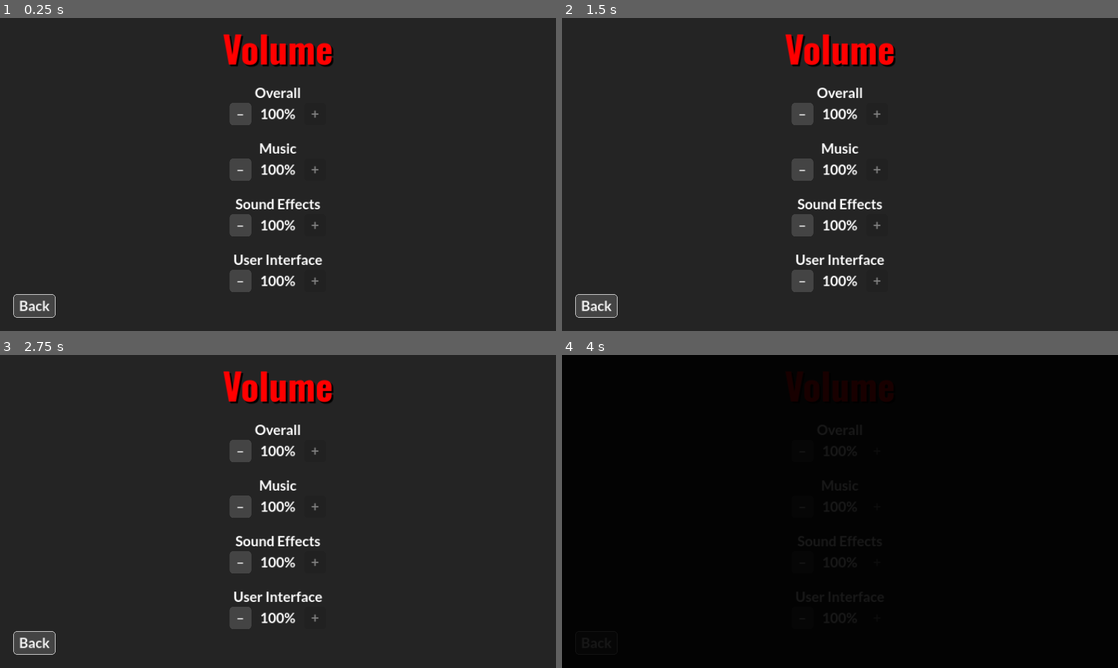
Above: before the commit, frames 1-4 (two rows, left to right).
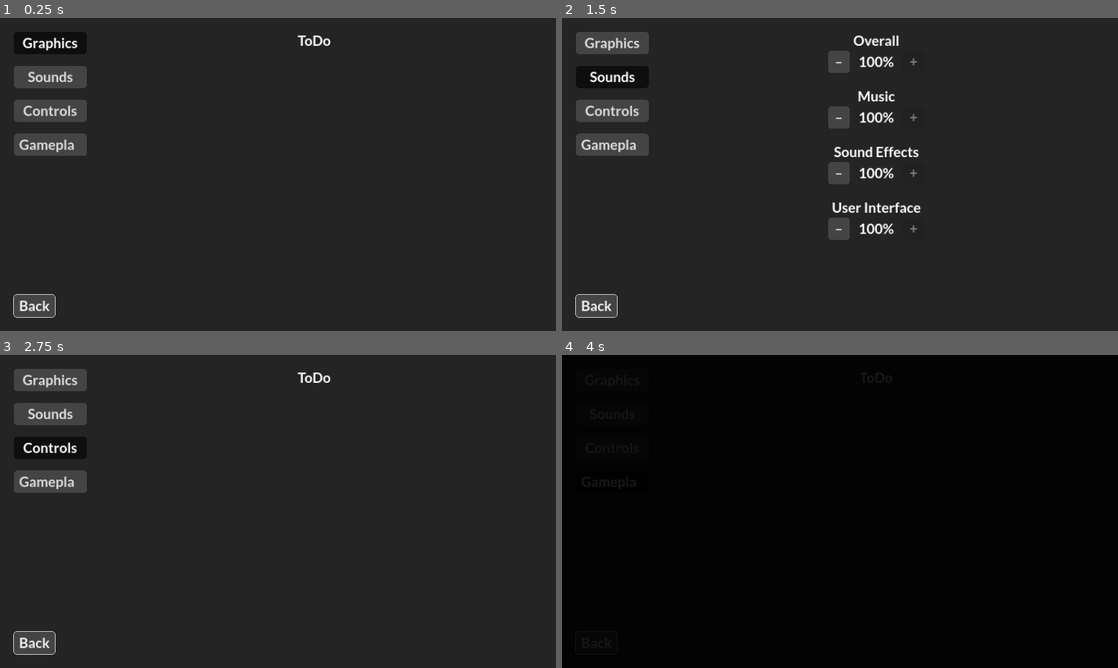
Above: after the commit, the same moments.

Repository: njamster/godot_game_template
Game: Godot game, scene res://menu_screens/settings/settings.tscn
Same seed, same stepped clock (60 frames per second), same inputs: the game is played once before the commit and once after it. This scene is started directly instead of the project's main scene. Sound files missing from this copy of the repository are replaced by a short silence.
Inputs (mouse positions are in pixels of both pictures, inside the frame that each line leads up to):
- Up to frame 1 (0.25 s): no input
- Up to frame 2 (1.5 s): click (612, 43) at 0.5 s, where only the run after the commit has a clickable "Graphics"; click (612, 77) at 1.25 s, where only the run after the commit has a clickable "Sounds"
- Up to frame 3 (2.75 s): click (50, 448) at 2 s, where only the run after the commit has a clickable "Controls"
- Up to frame 4 (4 s): click (612, 483) at 2.75 s, where only the run after the commit has a clickable "Gameplay"; click "Back" at 3.5 s

The runs differ from the first frame. In frame 1, 6.8% of the frame differs, in the area x 2-60%, y 5-88%; in frame 2, 8.5%, in the area x 2-65%, y 4-88%; in frame 3, 6.8%; in frame 4, less than 0.1%.

Commit message:
Divide settings into multiple categories
The categories are: 'Graphics', 'Sounds', 'Controls' and 'Gameplay'.

Each category has its own scene containing all the options associated
with it. Only the 'Sounds' has been implemented so far, though.

The main contribution of this commit lies in the introduction of a new
prefab, titled 'BetterTabContainer'. As the name suggests, it behaves
similarly to the built-in tab container, i.e. only one of its children
can be visible at the same time and takes up all available space. That
being said, it doesn't actually use tabs, but a BoxContainer of buttons
which allows theming more appropriate to videogames. Unlike the built-in
implementation the new container also supports a vertical tabbar on the
left or right side (with the button text still being left-to-right).

This is a rather complex tool script and might still contains bugs!

Diff:
--- /dev/null
+++ b/menu_screens/settings/controls/controls.tscn
@@ -0,0 +1,14 @@
+[gd_scene format=3 uid="uid://dgb16anb4frp1"]
+
+[node name="Controls" type="VBoxContainer"]
+anchors_preset = 15
+anchor_right = 1.0
+anchor_bottom = 1.0
+grow_horizontal = 2
+grow_vertical = 2
+theme_override_constants/separation = 50
+
+[node name="ToDo" type="Label" parent="."]
+layout_mode = 2
+text = "ToDo"
+horizontal_alignment = 1
--- /dev/null
+++ b/menu_screens/settings/gameplay/gameplay.tscn
@@ -0,0 +1,14 @@
+[gd_scene format=3 uid="uid://ctk5bddg5s4wp"]
+
+[node name="Gameplay" type="VBoxContainer"]
+anchors_preset = 15
+anchor_right = 1.0
+anchor_bottom = 1.0
+grow_horizontal = 2
+grow_vertical = 2
+theme_override_constants/separation = 50
+
+[node name="ToDo" type="Label" parent="."]
+layout_mode = 2
+text = "ToDo"
+horizontal_alignment = 1
--- /dev/null
+++ b/menu_screens/settings/graphics/graphics.tscn
@@ -0,0 +1,14 @@
+[gd_scene format=3 uid="uid://bpixbys68ivv4"]
+
+[node name="Graphics" type="VBoxContainer"]
+anchors_preset = 15
+anchor_right = 1.0
+anchor_bottom = 1.0
+grow_horizontal = 2
+grow_vertical = 2
+theme_override_constants/separation = 50
+
+[node name="ToDo" type="Label" parent="."]
+layout_mode = 2
+text = "ToDo"
+horizontal_alignment = 1
--- a/menu_screens/settings/settings.gd
+++ b/menu_screens/settings/settings.gd
@@ -2,7 +2,7 @@
 
 
 func _ready() -> void:
-	$OuterMargin/Back.grab_focus_silently()
+	$OuterMargin/VBox/Back.grab_focus_silently()
 
 
 func _on_back_pressed() -> void:
--- a/menu_screens/settings/settings.tscn
+++ b/menu_screens/settings/settings.tscn
@@ -1,57 +1,45 @@
-[gd_scene load_steps=5 format=3 uid="uid://hcpvfflvrlhn"]
+[gd_scene load_steps=8 format=3 uid="uid://hcpvfflvrlhn"]
 
 [ext_resource type="PackedScene" uid="uid://4kw0amsb8vy4" path="res://menu_screens/menu_screen_base.tscn" id="1_0wrc5"]
 [ext_resource type="Script" path="res://prefabs/responsive_button/responsive_button.gd" id="2_c3nt7"]
 [ext_resource type="Script" path="res://menu_screens/settings/settings.gd" id="2_hyy0o"]
-[ext_resource type="PackedScene" uid="uid://cwof2k8esia3u" path="res://prefabs/volume_control/volume_control.tscn" id="3_5v4ye"]
+[ext_resource type="PackedScene" uid="uid://cs1b41km6kl3c" path="res://prefabs/better_tab_container/better_tab_container.tscn" id="4_s04d2"]
+[ext_resource type="PackedScene" uid="uid://ctk5bddg5s4wp" path="res://menu_screens/settings/gameplay/gameplay.tscn" id="4_yoy83"]
+[ext_resource type="PackedScene" uid="uid://df0cw02w56fm7" path="res://menu_screens/settings/sounds/sounds.tscn" id="5_gnf3q"]
+[ext_resource type="PackedScene" uid="uid://dgb16anb4frp1" path="res://menu_screens/settings/controls/controls.tscn" id="6_fn4ih"]
 
 [node name="Settings" instance=ExtResource("1_0wrc5")]
 script = ExtResource("2_hyy0o")
 
-[node name="Settings" type="VBoxContainer" parent="OuterMargin" index="0"]
+[node name="VBox" type="VBoxContainer" parent="OuterMargin" index="0"]
 layout_mode = 2
-size_flags_vertical = 0
-theme_override_constants/separation = 60
 
-[node name="Label" type="Label" parent="OuterMargin/Settings" index="0"]
+[node name="Categories" parent="OuterMargin/VBox" index="0" instance=ExtResource("4_s04d2")]
 layout_mode = 2
-theme_type_variation = &"Headline"
-text = "Volume"
-horizontal_alignment = 1
+size_flags_vertical = 3
+tab_bar_position = 3
+tab_separation = 40
 
-[node name="SoundVolume" type="VBoxContainer" parent="OuterMargin/Settings" index="1"]
+[node name="Graphics" parent="OuterMargin/VBox/Categories" index="1" instance=ExtResource("4_yoy83")]
 layout_mode = 2
-size_flags_vertical = 4
-theme_override_constants/separation = 50
 
-[node name="Master" parent="OuterMargin/Settings/SoundVolume" index="0" instance=ExtResource("3_5v4ye")]
-unique_name_in_owner = true
+[node name="Sounds" parent="OuterMargin/VBox/Categories" index="2" instance=ExtResource("5_gnf3q")]
+visible = false
 layout_mode = 2
-label = "Overall"
 
-[node name="Music" parent="OuterMargin/Settings/SoundVolume" index="1" instance=ExtResource("3_5v4ye")]
-unique_name_in_owner = true
+[node name="Controls" parent="OuterMargin/VBox/Categories" index="3" instance=ExtResource("6_fn4ih")]
+visible = false
 layout_mode = 2
-label = "Music"
-audio_bus = 1
 
-[node name="Sounds" parent="OuterMargin/Settings/SoundVolume" index="2" instance=ExtResource("3_5v4ye")]
-unique_name_in_owner = true
+[node name="Gameplay" parent="OuterMargin/VBox/Categories" index="4" instance=ExtResource("4_yoy83")]
+visible = false
 layout_mode = 2
-label = "Sound Effects"
-audio_bus = 2
 
-[node name="Interface" parent="OuterMargin/Settings/SoundVolume" index="3" instance=ExtResource("3_5v4ye")]
-unique_name_in_owner = true
-layout_mode = 2
-label = "User Interface"
-audio_bus = 3
-
-[node name="Back" type="Button" parent="OuterMargin" index="1"]
+[node name="Back" type="Button" parent="OuterMargin/VBox" index="1"]
 layout_mode = 2
 size_flags_horizontal = 0
 size_flags_vertical = 8
 text = "Back"
 script = ExtResource("2_c3nt7")
 
-[connection signal="pressed" from="OuterMargin/Back" to="." method="_on_back_pressed"]
+[connection signal="pressed" from="OuterMargin/VBox/Back" to="." method="_on_back_pressed"]
--- /dev/null
+++ b/menu_screens/settings/sounds/sounds.tscn
@@ -0,0 +1,34 @@
+[gd_scene load_steps=2 format=3 uid="uid://df0cw02w56fm7"]
+
+[ext_resource type="PackedScene" uid="uid://cwof2k8esia3u" path="res://prefabs/volume_control/volume_control.tscn" id="1_218d6"]
+
+[node name="Sounds" type="VBoxContainer"]
+anchors_preset = 15
+anchor_right = 1.0
+anchor_bottom = 1.0
+grow_horizontal = 2
+grow_vertical = 2
+theme_override_constants/separation = 50
+
+[node name="Master" parent="." instance=ExtResource("1_218d6")]
+unique_name_in_owner = true
+layout_mode = 2
+label = "Overall"
+
+[node name="Music" parent="." instance=ExtResource("1_218d6")]
+unique_name_in_owner = true
+layout_mode = 2
+label = "Music"
+audio_bus = 1
+
+[node name="Sounds" parent="." instance=ExtResource("1_218d6")]
+unique_name_in_owner = true
+layout_mode = 2
+label = "Sound Effects"
+audio_bus = 2
+
+[node name="Interface" parent="." instance=ExtResource("1_218d6")]
+unique_name_in_owner = true
+layout_mode = 2
+label = "User Interface"
+audio_bus = 3
--- /dev/null
+++ b/prefabs/better_tab_container/better_tab_container.gd
@@ -0,0 +1,193 @@
+@tool
+extends Container
+
+
+#region ENUMS
+enum TabBarPosition {
+	TOP,
+	RIGHT,
+	BOTTOM,
+	LEFT
+}
+
+enum AlignmentMode {
+	BEGIN = BoxContainer.AlignmentMode.ALIGNMENT_BEGIN,
+	CENTER = BoxContainer.AlignmentMode.ALIGNMENT_CENTER,
+	END = BoxContainer.AlignmentMode.ALIGNMENT_END
+}
+#endregion
+
+#region EXPORT VARS
+@export_category("BetterTabContainer")
+@export_group("Tab Bar", "tab_bar_")
+@export var tab_bar_position := TabBarPosition.TOP:
+	set(value):
+		if tab_bar_position != value:
+			tab_bar_position = value
+			if is_inside_tree():
+				_on_sort_children()
+
+@export var tab_bar_separation := 0:
+	set(value):
+		if value < 0:
+			return
+		if tab_bar_separation != value:
+			tab_bar_separation = value
+			if is_inside_tree():
+				_on_sort_children()
+
+@export_group("Tabs", "tab_")
+@export var tab_alignment := AlignmentMode.BEGIN:
+	set(value):
+		tab_alignment = value
+		if is_inside_tree():
+			match value:
+				AlignmentMode.BEGIN:
+					tab_bar.alignment = BoxContainer.ALIGNMENT_BEGIN
+				AlignmentMode.CENTER:
+					tab_bar.alignment = BoxContainer.ALIGNMENT_CENTER
+				AlignmentMode.END:
+					tab_bar.alignment = BoxContainer.ALIGNMENT_END
+
+@export var tab_separation := 0:
+	set(value):
+		if value < 0:
+			return
+		tab_separation = value
+		if is_inside_tree():
+			tab_bar.add_theme_constant_override("separation", value)
+#endregion
+
+var _updating_visibility := false
+
+@onready var tab_bar := BoxContainer.new()
+
+
+func _ready() -> void:
+	add_child(tab_bar, true, Node.INTERNAL_MODE_FRONT)
+	tab_bar.mouse_filter = Control.MOUSE_FILTER_IGNORE
+	tab_bar.top_level = true
+	tab_bar.name = "TabBar"
+
+	tab_alignment = tab_alignment
+	tab_separation = tab_separation
+
+
+func _on_child_order_changed() -> void:
+	if not tab_bar:
+		await self.ready
+
+	var num_nodes := get_child_count()
+	var num_tabs := tab_bar.get_child_count()
+
+	for i in range(num_nodes):
+		var node := get_child(i)
+		if i < num_tabs:
+			# rename existing tab
+			tab_bar.get_child(i).text = node.name
+		else:
+			# create additional tab
+			node.connect("renamed", func():
+				tab_bar.get_child(node.get_index()).text = node.name
+				_on_sort_children()
+			)
+			node.connect("visibility_changed", func():
+				if not _updating_visibility:
+					_updating_visibility = true
+					select_tab(node.get_index())
+					_updating_visibility = false
+			)
+			_add_tab(node.name, i)
+			if node.visible:
+				select_tab(node.get_index())
+
+	if num_tabs > num_nodes:
+		# remove superfluous tabs
+		for i in range(num_nodes, num_tabs):
+			tab_bar.get_child(i).free()
+
+	# if the previously visible tab was deleted, show the last one instead
+	for i in get_child_count():
+		if get_child(i).visible:
+			return
+	select_tab(get_child_count()-1)
+
+
+func _add_tab(tab_name: String, tab_id: int) -> void:
+	var is_restored := (tab_bar.get_child_count() < get_child_count())
+
+	var tab = ResponsiveButton.new()
+	tab.name = str(tab_id)
+	tab_bar.add_child(tab)
+	tab.text = tab_name
+	tab.toggle_mode = true
+	tab.focus_mode = Control.FOCUS_NONE
+	tab.connect("pressed", select_tab.bind(tab_id))
+
+	if not is_restored:
+		select_tab(tab_id)
+
+
+func select_tab(tab_id: int) -> void:
+	for i in tab_bar.get_child_count():
+		get_child(i).visible = (i == tab_id)
+		tab_bar.get_child(i).button_pressed = (i == tab_id)
+
+
+func _on_sort_children() -> void:
+	var available_space := Rect2(Vector2.ZERO, size)
+
+	tab_bar.size = Vector2.ZERO # reset to minimum size
+	tab_bar.global_position.x = self.global_position.x
+	tab_bar.global_position.y = self.global_position.y
+
+	match tab_bar_position:
+		TabBarPosition.TOP:
+			available_space = Rect2(
+				0, tab_bar.size.y + tab_bar_separation,
+				size.x, size.y - tab_bar.size.y - tab_bar_separation
+			)
+		TabBarPosition.RIGHT:
+			available_space = Rect2(
+				0, 0,
+				size.x - tab_bar.size.x - tab_bar_separation, size.y
+			)
+			tab_bar.global_position.x = self.global_position.x + self.size.x - tab_bar.size.x
+		TabBarPosition.BOTTOM:
+			available_space = Rect2(
+				0, 0,
+				size.x, size.y - tab_bar.size.y - tab_bar_separation
+			)
+			tab_bar.global_position.y = self.global_position.y + self.size.y - tab_bar.size.y
+		TabBarPosition.LEFT:
+			available_space = Rect2(
+				tab_bar.size.x + tab_bar_separation, 0,
+				size.x - tab_bar.size.x - tab_bar_separation, size.y
+			)
+
+	tab_bar.vertical = (tab_bar_position == TabBarPosition.LEFT or tab_bar_position == TabBarPosition.RIGHT)
+
+	for child_node in get_children():
+		fit_child_in_rect(child_node, available_space)
+
+		# modify vertical size flag (required for correct clipping)
+		if child_node.size.y > available_space.size.y:
+			if tab_bar_position == TabBarPosition.TOP:
+				child_node.size_flags_vertical = Control.SIZE_SHRINK_BEGIN
+			elif tab_bar_position == TabBarPosition.BOTTOM:
+				child_node.size_flags_vertical = Control.SIZE_SHRINK_END
+			else:
+				child_node.size_flags_vertical = Control.SIZE_FILL
+		else:
+			child_node.size_flags_vertical = Control.SIZE_FILL
+
+		# modify horizontal size flag (required for correct clipping)
+		if child_node.size.x > available_space.size.x:
+			if tab_bar_position == TabBarPosition.LEFT:
+				child_node.size_flags_horizontal = Control.SIZE_SHRINK_BEGIN
+			elif tab_bar_position == TabBarPosition.RIGHT:
+				child_node.size_flags_horizontal = Control.SIZE_SHRINK_END
+			else:
+				child_node.size_flags_horizontal = Control.SIZE_FILL
+		else:
+			child_node.size_flags_horizontal = Control.SIZE_FILL
--- /dev/null
+++ b/prefabs/better_tab_container/better_tab_container.tscn
@@ -0,0 +1,16 @@
+[gd_scene load_steps=2 format=3 uid="uid://cs1b41km6kl3c"]
+
+[ext_resource type="Script" path="res://prefabs/better_tab_container/better_tab_container.gd" id="1_kcsmh"]
+
+[node name="BetterTabContainer" type="Container"]
+clip_contents = true
+anchors_preset = 15
+anchor_right = 1.0
+anchor_bottom = 1.0
+grow_horizontal = 2
+grow_vertical = 2
+mouse_filter = 2
+script = ExtResource("1_kcsmh")
+
+[connection signal="child_order_changed" from="." to="." method="_on_child_order_changed"]
+[connection signal="sort_children" from="." to="." method="_on_sort_children"]
